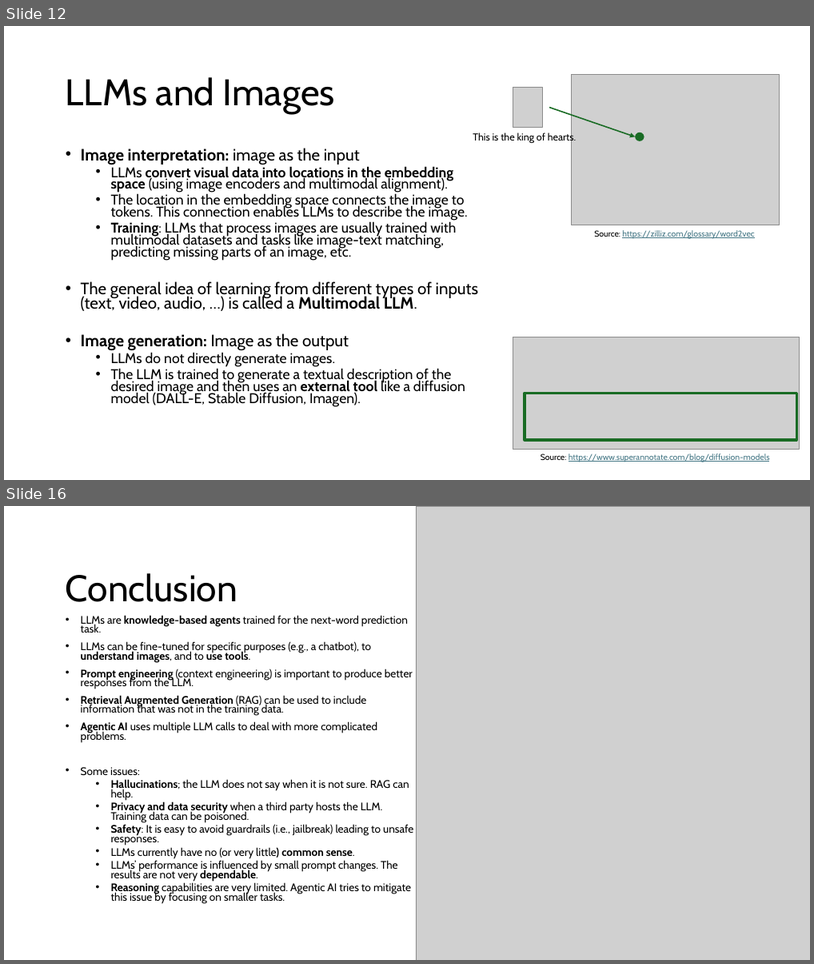
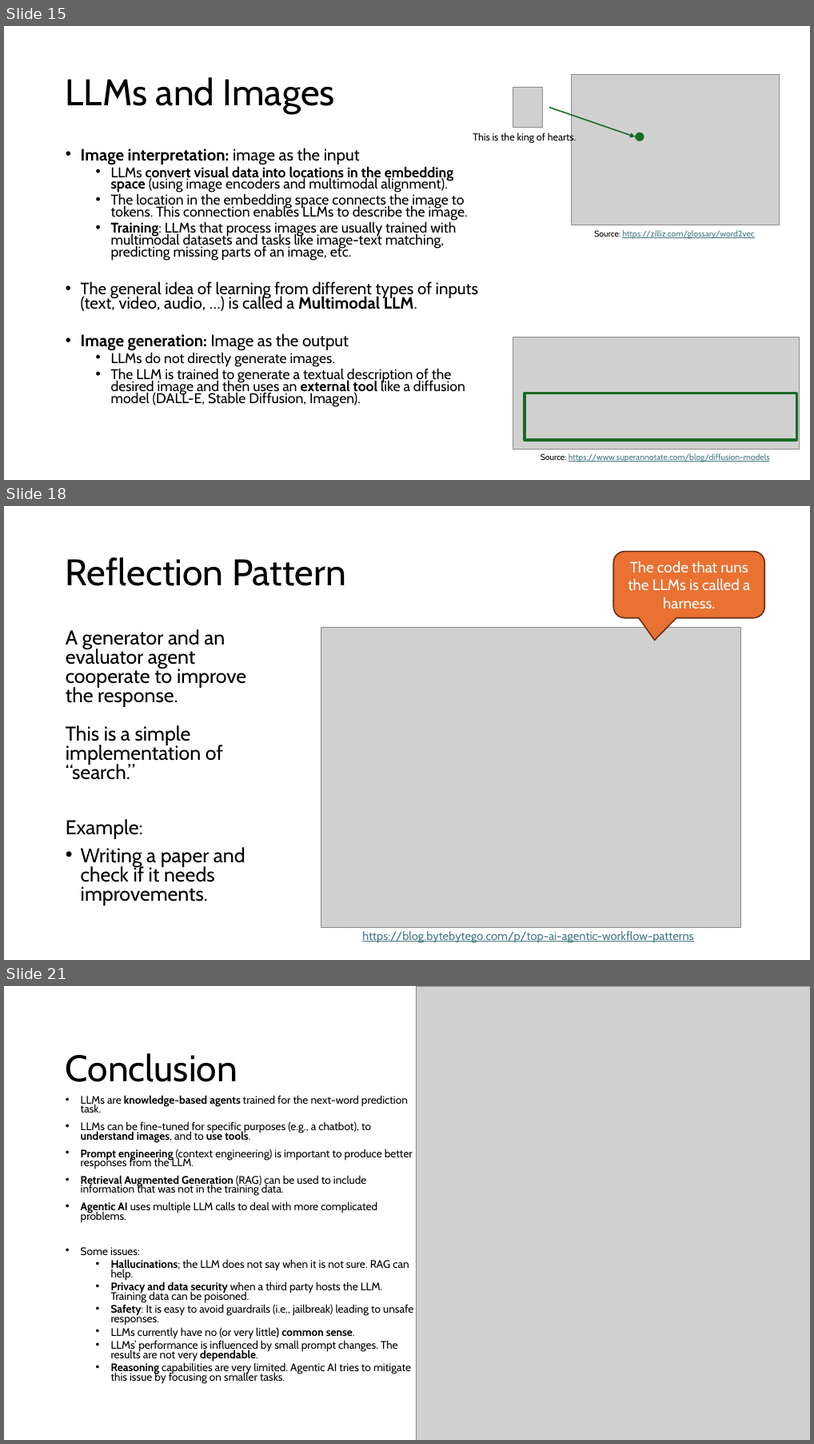
Before and after one commit to kunleola/CS7320, a slide deck: slides/discussion/07_LLM_discussion.pptx. Shown one above the other, each under a label of ours: slides 12 and 16 before the commit, slides 15, 18 and 21 after it; the slides between them are not shown. The pictures are 814x964 and 814x1444 pixels, drawn with LibreOffice and Linux fonts; fonts in the diff are those of the drawing; grey boxes stand for pictures. Boxes give left, top, right and bottom in pixels: in the first picture for what was removed or moved away, otherwise in the second. Text is boxed around its words. In the diff, an @@ line names an element or a change of style, - is before the commit and + after.

```diff
--- a/slides/discussion/07_LLM_discussion.pptx
+++ b/slides/discussion/07_LLM_discussion.pptx
@@ slide 18 added at box(4, 506, 810, 960), background #FFFFFF @@
@@ rounded speech box added at box(614, 552, 765, 618), fill #E97132, outline #663216 1.5 pt, 18 pt, text #FFFFFF @@
+The code that runs the LLMs is called a harness.
@@ title added at box(66, 557, 346, 586), 44 pt, text #000000 @@
+Reflection Pattern
@@ text added at box(66, 629, 246, 904), 23.8 pt, text #000000 @@
+A generator and an evaluator agent cooperate to improve the response.
+This is a simple implementation of “search.”
+Example:
+• Writing a paper and check if it needs improvements.
@@ picture added at box(322, 627, 742, 928) @@
@@ text added at box(362, 931, 694, 943), 14 pt, text #467886, underline @@
+https://blog.bytebytego.com/p/top-ai-agentic-workflow-patterns
@@ what was slide 12 is now slide 15 @@
@@ what was slide 16 is now slide 21 @@
```
Also in this commit, not shown: 3 slides changed, 5 other slides added, 1 slide removed, 10 other files.
